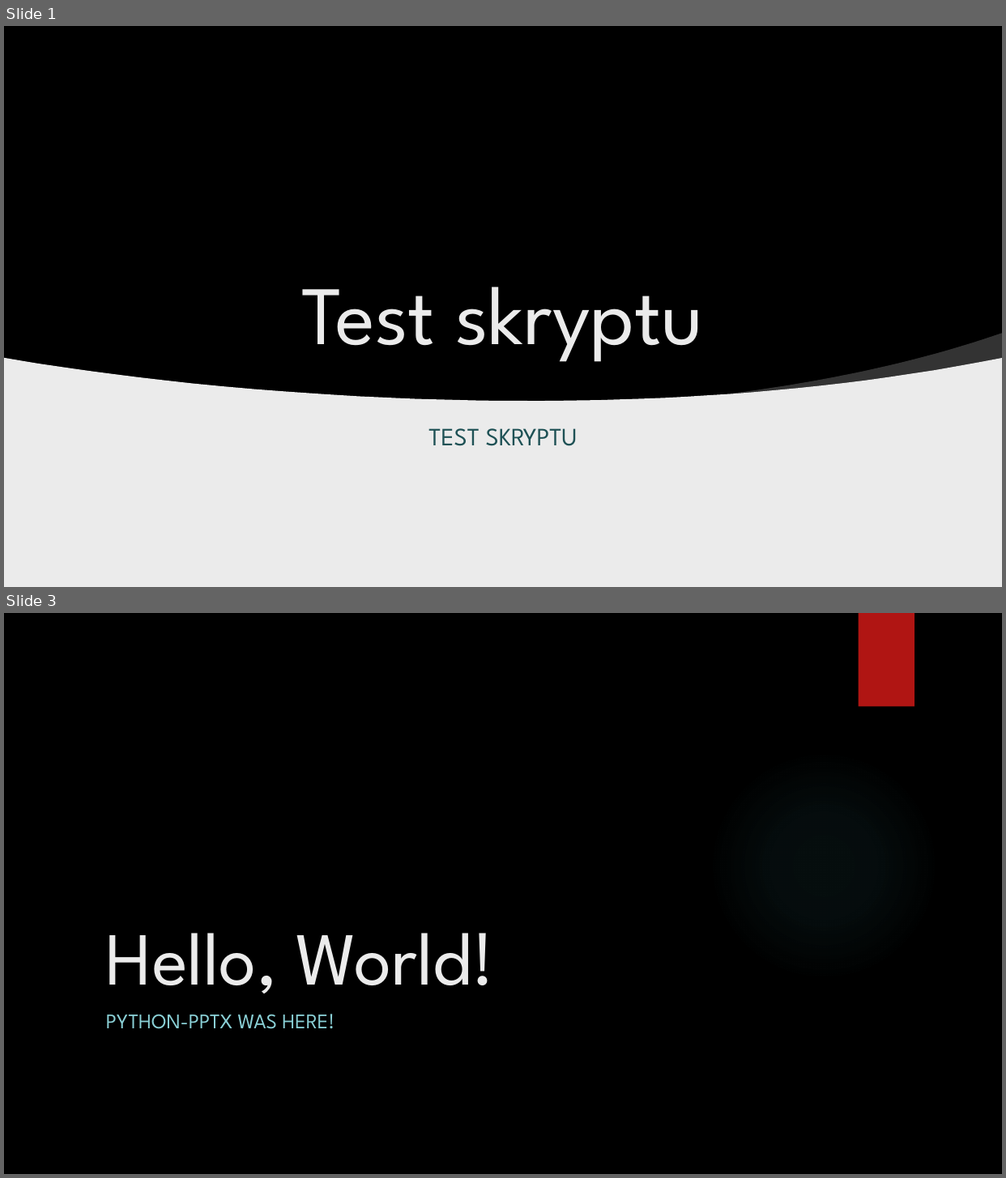
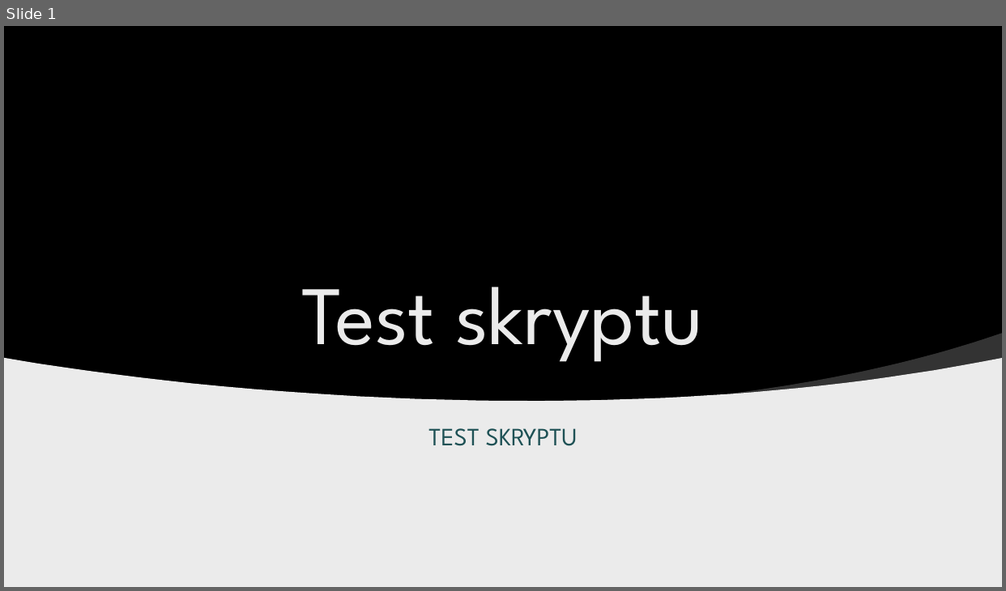
Before and after one commit to ACPLMaverick/MAVNET_Fast, a slide deck: DistributeImages/ImageArrayTest.pptx. Shown one above the other, each under a label of ours: slides 1 and 3 before the commit, slide 1 after it; the slides between them are not shown. The pictures are 1006x1178 and 1006x591 pixels, drawn with LibreOffice and Linux fonts; fonts in the diff are those of the drawing; background and template pictures are left out. Boxes give left, top, right and bottom in pixels: in the first picture for what was removed or moved away, otherwise in the second. Text is boxed around its words. In the diff, an @@ line names an element or a change of style, - is before the commit and + after.

```diff
--- a/DistributeImages/ImageArrayTest.pptx
+++ b/DistributeImages/ImageArrayTest.pptx
@@ slide 3 removed at [4, 613, 1002, 1174], background picture (left out); not listed: 1 template element that a slide beside it also shows @@
@@ ellipse removed at [709, 750, 939, 981] @@
@@ title removed at [106, 933, 495, 994] @@
-Hello, World!
@@ subtitle removed at [106, 1014, 334, 1029] @@
-PYTHON-PPTX WAS HERE!
```
Also in this commit, not shown: 1 slide changed, 1 other file.
